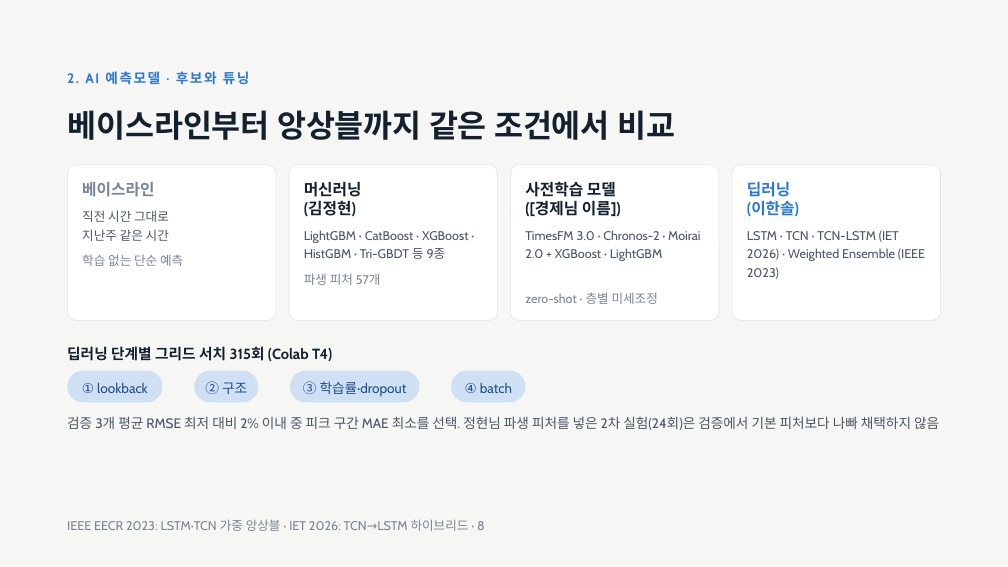
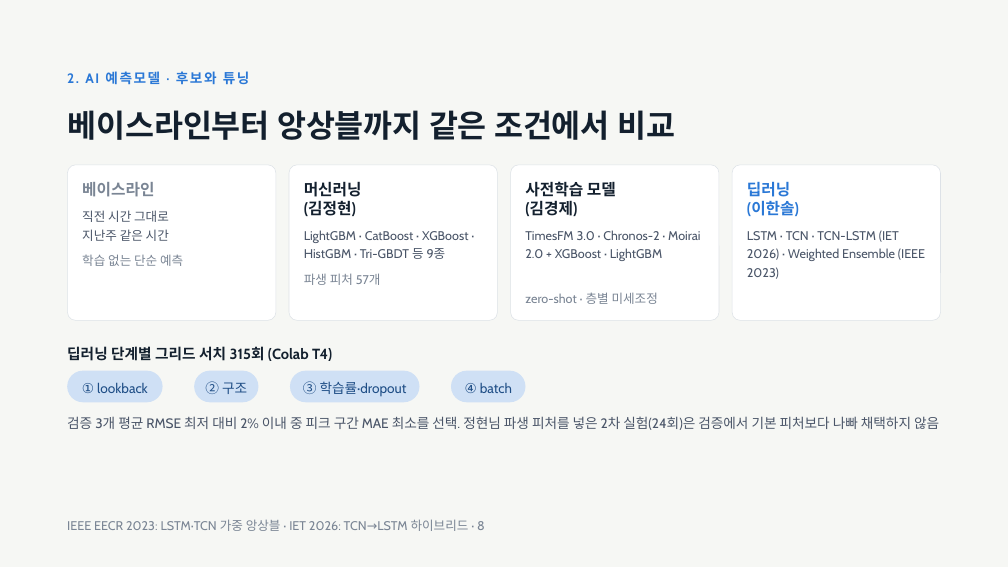
Before and after one commit to jgi0117/KAMP-Competition, a slide deck: slide 8 of docs/presentation/OKM 전력 피크 예측 발표.pptx. Drawn at 1008x567 pixels with LibreOffice and Linux fonts; fonts in the diff are those of the drawing; background and template pictures are left out. Boxes give left, top, right and bottom in pixels: in the first picture for what was removed or moved away, otherwise in the second. Text is boxed around its words. In the diff, an @@ line names an element or a change of style, - is before the commit and + after.

```diff
--- a/docs/presentation/OKM 전력 피크 예측 발표.pptx
+++ b/docs/presentation/OKM 전력 피크 예측 발표.pptx
@@ text at <box>525,201,577,216</box>: text changed @@
-([경제님 이름])
+(김경제)
```
Also in this commit, not shown: 2 other slides changed.
